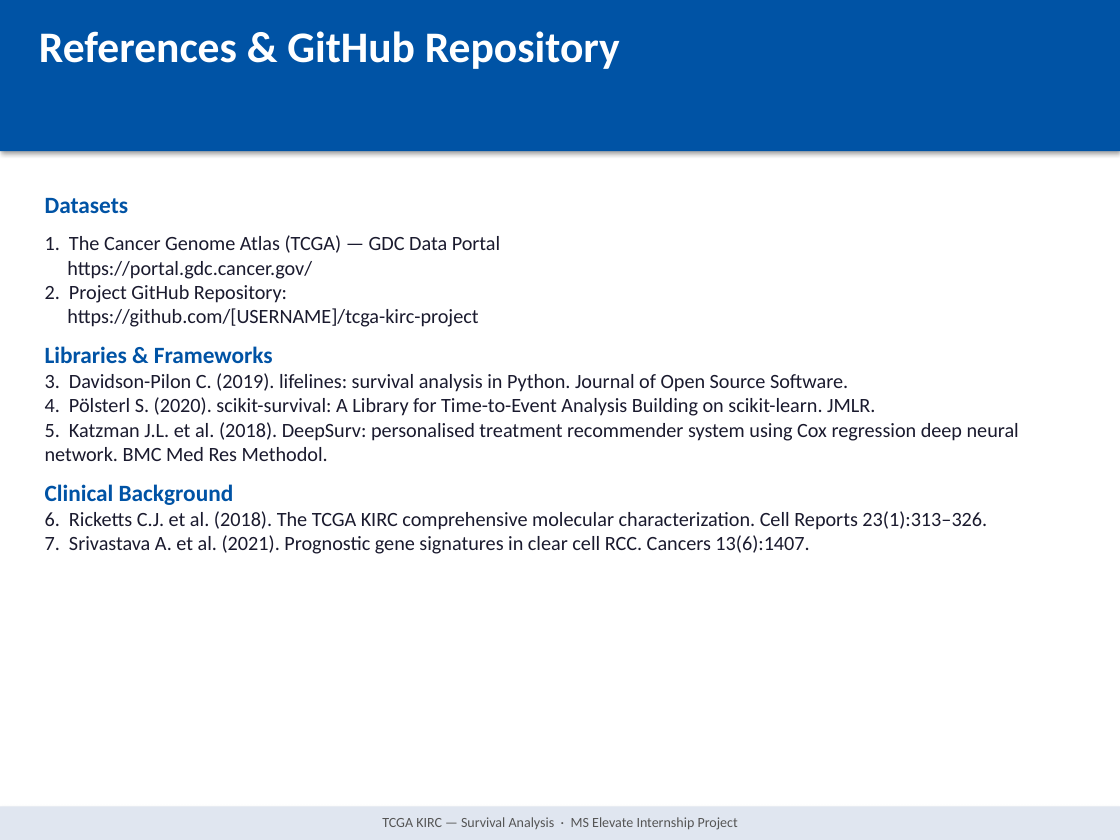
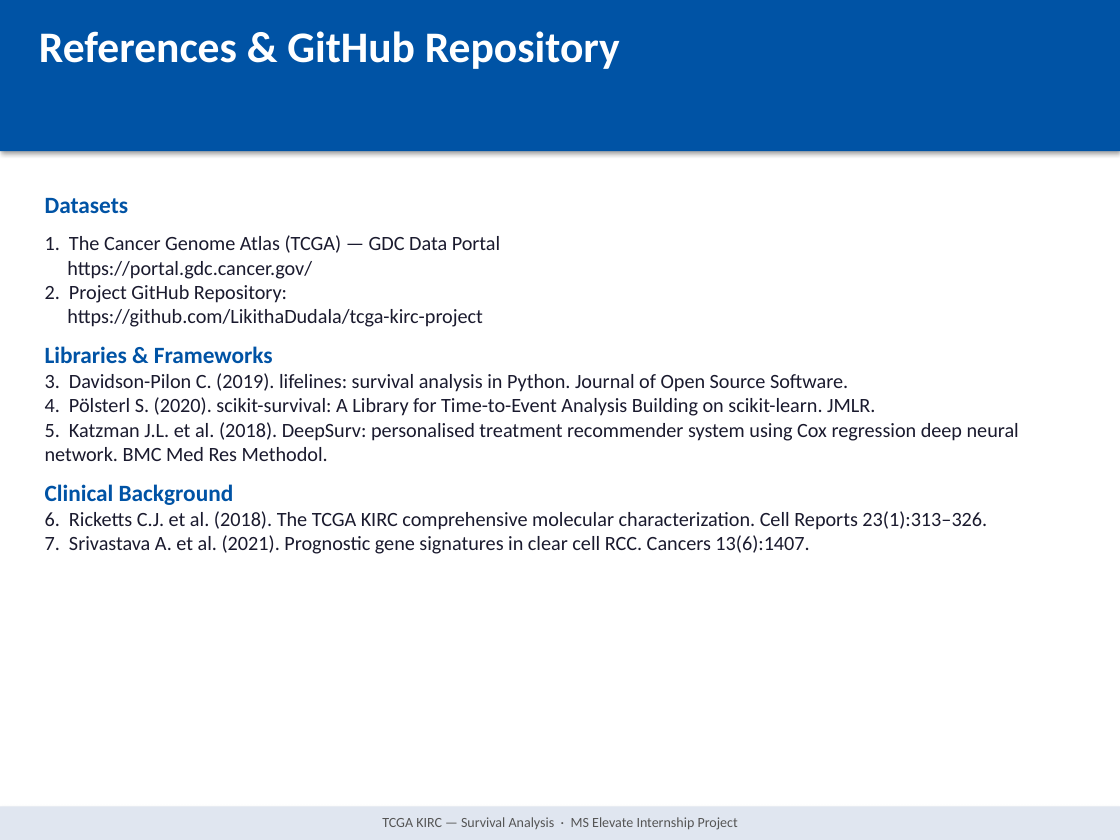
Before and after one commit to LikithaDudala/tcga-kirc-project, a slide deck: slide 10 of outputs/TCGA_KIRC_Presentation.pptx. Drawn at 1120x840 pixels with LibreOffice and Linux fonts; fonts in the diff are those of the drawing. Boxes give left, top, right and bottom in pixels: in the first picture for what was removed or moved away, otherwise in the second. Text is boxed around its words. In the diff, an @@ line names an element or a change of style, - is before the commit and + after.

```diff
--- a/outputs/TCGA_KIRC_Presentation.pptx
+++ b/outputs/TCGA_KIRC_Presentation.pptx
@@ text at [45,285,483,327]: text changed @@
-2. Project GitHub Repository:
-https://github.com/[USERNAME]/tcga-kirc-project
+2. Project GitHub Repository:
+https://github.com/LikithaDudala/tcga-kirc-project
```
Also in this commit, not shown: 1 other slide changed, 1 other file.
